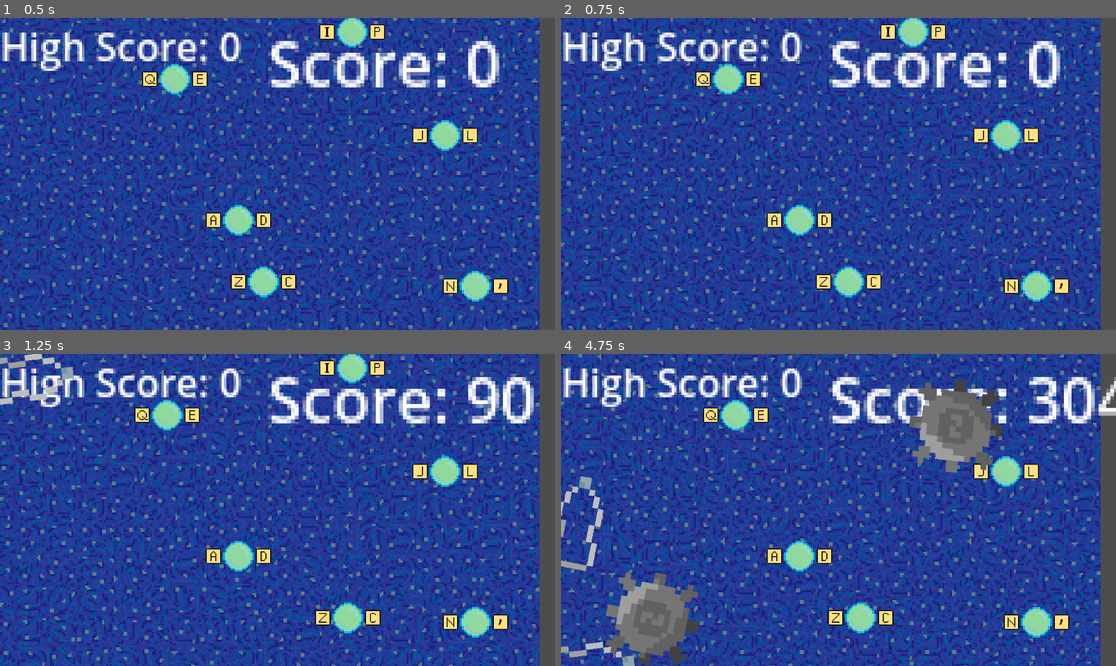
Above: before the commit, frames 1-4 (two rows, left to right).
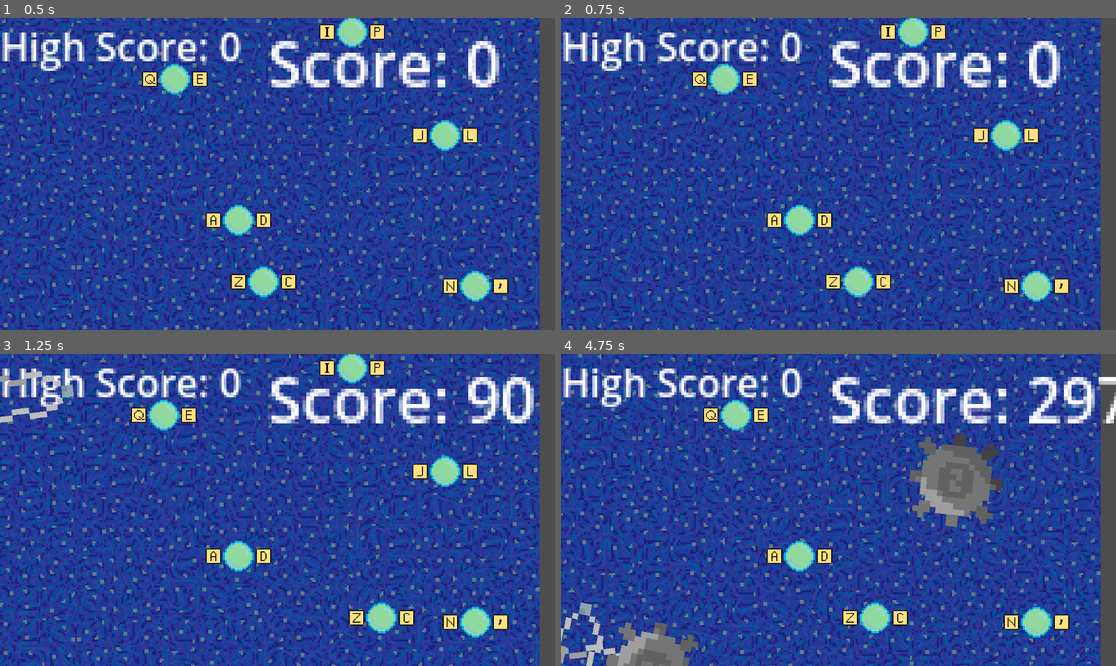
Above: after the commit, the same moments.

Repository: jschavey/bubble-ggj2025
Game: Godot game, scene res://main.tscn
Same seed, same stepped clock (60 frames per second), same inputs: the game is played once before the commit and once after it.
Inputs:
- Up to frame 1 (0.5 s): no input
- Up to frame 2 (0.75 s): tap Enter at 0.5 s; hold C (move_right_3) from 0.53 s (still down); tap Q (move_left_2) at 0.6 s
- Up to frame 3 (1.25 s): keep holding C (move_right_3)
- Up to frame 4 (4.75 s): release C (move_right_3) at 1.28 s; hold Z (move_left_3) 1.28-2.03 s; tap E (move_right_2) at 1.35, 2.85, 4.35 s; hold C (move_right_3) 2.03-3.53 s; tap Q (move_left_2) at 2.1, 3.6 s; hold Z (move_left_3) from 3.53 s (still down)

Frame 1 is identical in both runs. In frame 2, 1.2% of the frame differs, in the area x 23-60%, y 14-90%; in frame 3, 2.6%; in frame 4, 12%, in the area x 0-100%, y 7-100%.

Commit message:
speeed balance for fun

Diff:
--- a/bubble.gd
+++ b/bubble.gd
@@ -39,9 +39,9 @@
 
 func _process(delta: float) -> void:
 	if Input.is_action_pressed(move_left_key) and alive:
-		global_position.x -= 250 * delta
+		global_position.x -= 350 * delta
 	elif Input.is_action_pressed(move_right_key) and alive:
-		global_position.x += 250 * delta
+		global_position.x += 350 * delta
 	sprite.global_position = global_position  # Ensure the sprite moves with the Area2D
 	collision_shape.global_position = global_position  # Ensure the collision shape moves with the Area2D
 	if alive:
--- a/obstacle.gd
+++ b/obstacle.gd
@@ -2,7 +2,7 @@
 
 @export var obstacle_textures: Array[Texture2D]
 @export var obstacle_size: Vector2 = Vector2(192, 192)  # Adjust the obstacle size
-@export var speed: float = 200.0
+@export var speed: float = 350.0
 
 @onready var sprite = get_parent().get_node('Sprite2D')  # Access the sibling Sprite2D node
 @onready var collision_polygon = $CollisionPolygon2D  # Access the CollisionPolygon2D node
